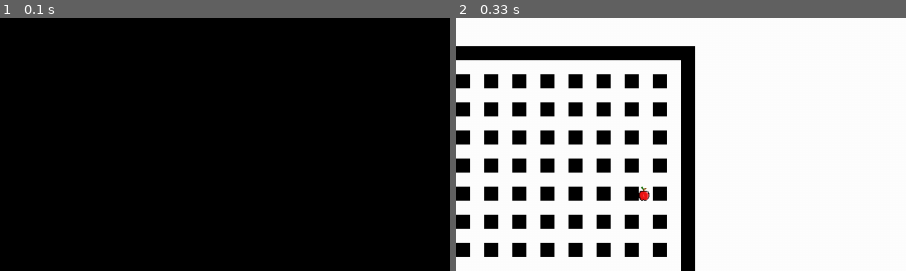
Above: before the commit, frames 1-2 (left to right).
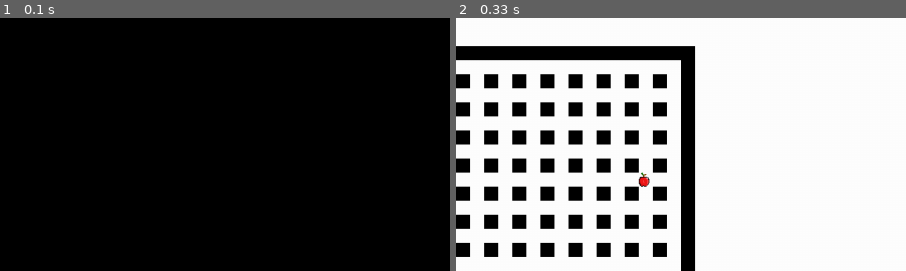
Above: after the commit, the same moments.

Repository: Deuzmo/SnakePythonGame
Game: pygame game, started from driver.py
Two runs of this game, one before a commit and one after it. Both use one fixed random seed, a clock stepped at 60 frames per second and the inputs below.
Inputs:
- Up to frame 1 (0.1 s): no input
- Up to frame 2 (0.33 s): no input
The pictures show only the part of the screen within x 50-100%, y 0-50%; the shares and areas given below are measured in that part.

Frame 1 is identical in both runs. In frame 2, 0.2% of the frame differs, in the area x 40-44%, y 60-73%.

Commit message:
Food spawning fixed to only be within the board

Diff:
--- a/food.py
+++ b/food.py
@@ -12,8 +12,8 @@
 
     def randpos(self):
         self.lastpos = self.position
-        self.position = (random.randint(16, (46))*20
-                         , random.randint(20, (32))*20) # these ranges are based on the board coordinates.
+        self.position = (random.randint(17, (46))*20
+                         , random.randint(21, (32))*20) # these ranges are based on the board coordinates.
 
     def draw(self, board):
         cube.put(board, self.position[0], self.position[1], self.food)
